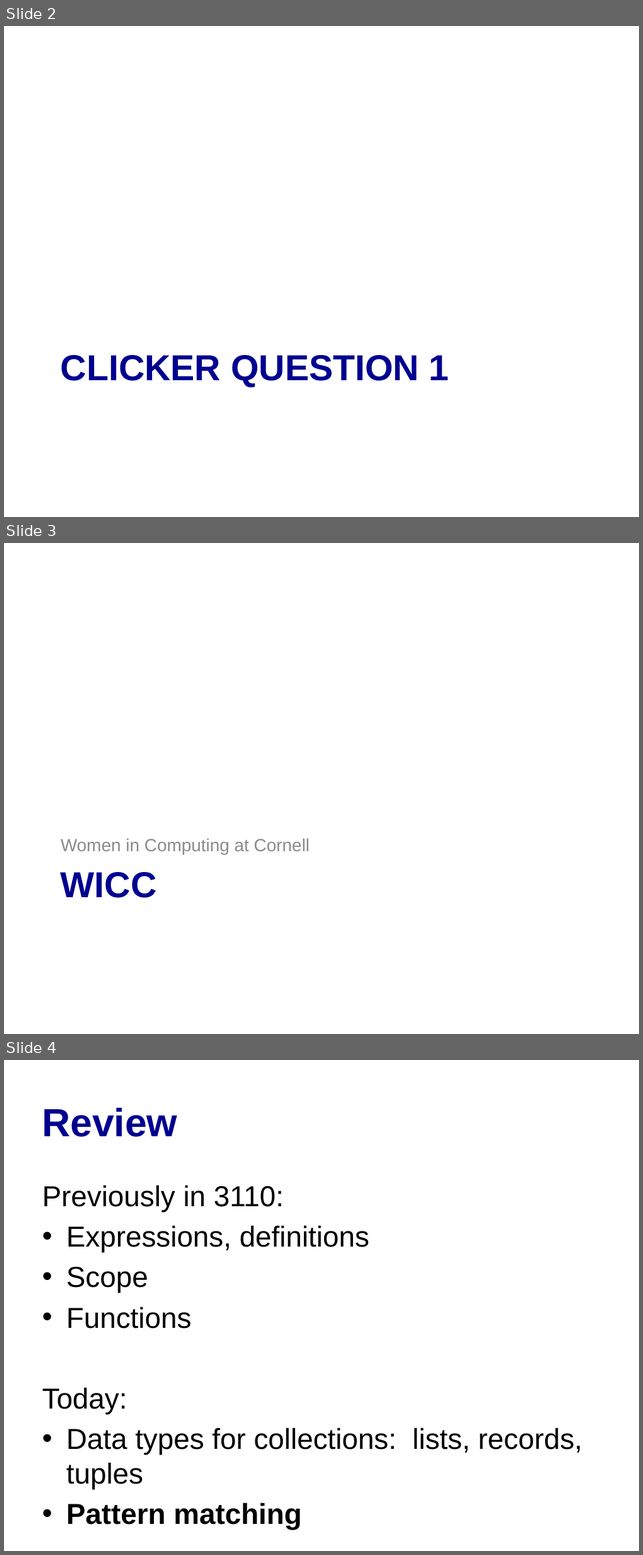
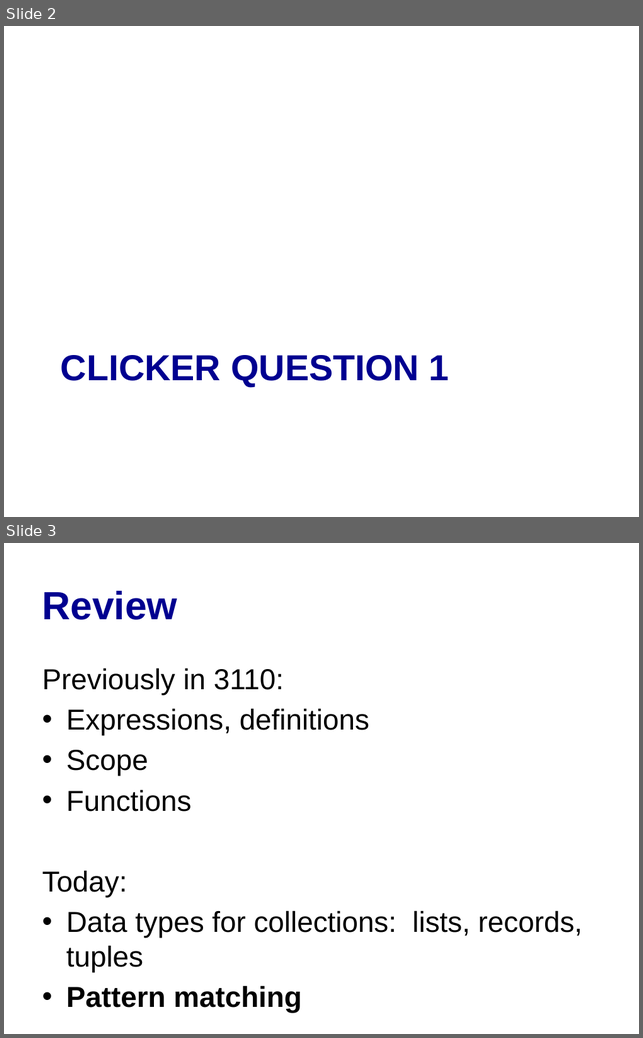
Before and after one commit to cs3110/materials-2019fa, a slide deck: 04-pattern/lec.pptx. Shown one above the other, each under a label of ours: slides 2, 3 and 4 before the commit, slides 2 and 3 after it. The pictures are 643x1555 and 643x1038 pixels, drawn with LibreOffice and Linux fonts; fonts in the diff are those of the drawing. Boxes give left, top, right and bottom in pixels: in the first picture for what was removed or moved away, otherwise in the second. Text is boxed around its words. In the diff, an @@ line names an element or a change of style, - is before the commit and + after.

Commit message:
Remove a slide
WICC will present on Thursday instead of today.
My mistake.

```diff
--- a/04-pattern/lec.pptx
+++ b/04-pattern/lec.pptx
@@ slide 3 removed at [4, 543, 639, 1034], background #FFFFFF @@
@@ text removed at [61, 838, 310, 855] @@
-Women in Computing at Cornell
@@ title removed at [61, 872, 157, 898] @@
-WICC
@@ what was slide 4 is now slide 3 @@
```
Also in this commit, not shown: 1 slide changed.
